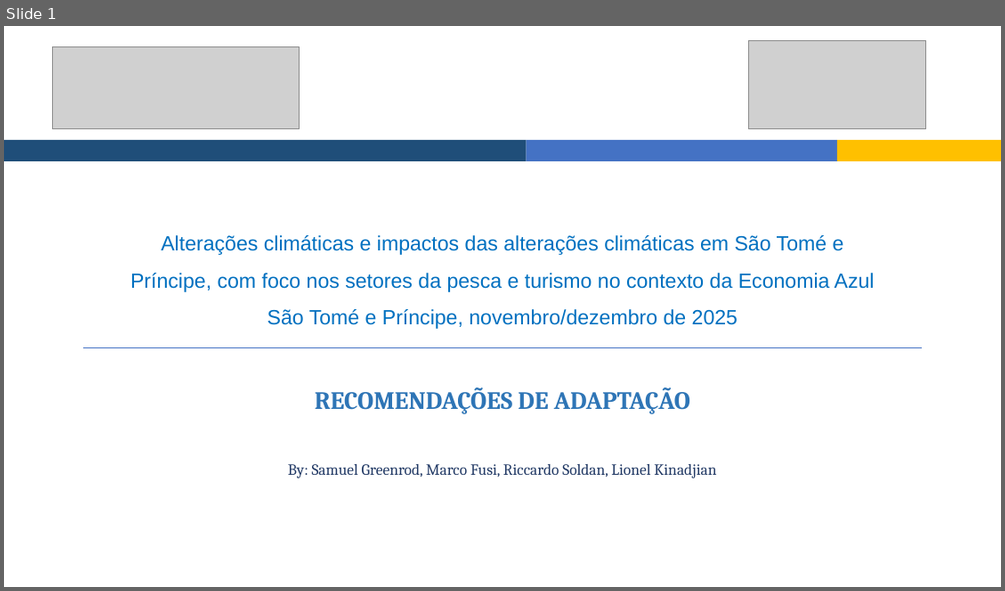
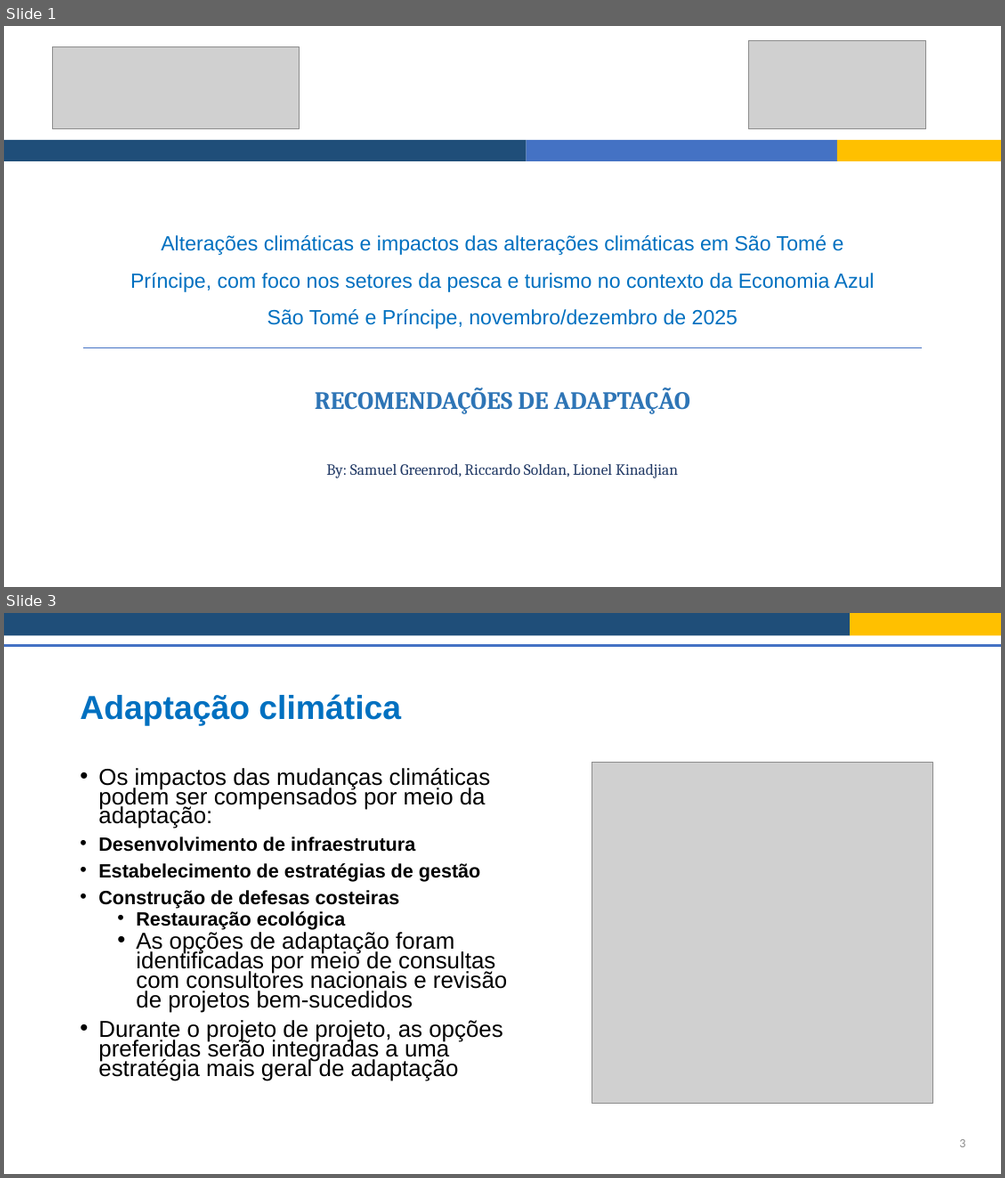
Before and after one commit to Risk-Team/trainings, a slide deck: STP/presentations/Session_2/Adaptation_recommendations_port.pptx. Shown one above the other, each under a label of ours: slide 1 before the commit, slides 1 and 3 after it; the slides between them are not shown. The pictures are 1005x591 and 1005x1178 pixels, drawn with LibreOffice and Linux fonts; fonts in the diff are those of the drawing; grey boxes stand for pictures. Boxes give left, top, right and bottom in pixels: in the first picture for what was removed or moved away, otherwise in the second. Text is boxed around its words. In the diff, an @@ line names an element or a change of style, - is before the commit and + after.

```diff
--- a/STP/presentations/Session_2/Adaptation_recommendations_port.pptx
+++ b/STP/presentations/Session_2/Adaptation_recommendations_port.pptx
@@ slide 3 added at [4, 613, 1001, 1174], background #FFFFFF @@
@@ rectangle added at [4, 613, 850, 636], fill #1F4E79 @@
@@ rectangle added at [850, 613, 1001, 636], fill #FFC000 @@
@@ line added from (4, 645) to (1001, 645), #4472C4 2.25 pt @@
@@ title added at [80, 694, 401, 725], 32 pt, text #0070C0, bold @@
+Adaptação climática
@@ text added at [98, 768, 507, 1081], 22.2 pt, text #000000 @@
+• Os impactos das mudanças climáticas podem ser compensados por meio da adaptação:
+  • Desenvolvimento de infraestrutura
+    Estabelecimento de estratégias de gestão
+    Construção de defesas costeiras
+    Restauração ecológica
+• As opções de adaptação foram identificadas por meio de consultas com consultores nacionais e revisão de projetos bem-sucedidos
+  Durante o projeto de projeto, as opções preferidas serão integradas a uma estratégia mais geral de adaptação
@@ picture added at [591, 763, 932, 1103] @@
@@ page number added at [959, 1139, 965, 1147], 12 pt, text #8C8C8C @@
+3
@@ slide 1 changed as well @@
@@ subtitle at [326, 464, 678, 478]: text changed @@
-By: Samuel Greenrod, Marco Fusi, Riccardo Soldan, Lionel Kinadjian
+By: Samuel Greenrod, Riccardo Soldan, Lionel Kinadjian
```
Also in this commit, not shown: 7 other slides changed, 2 other slides added, 2 slides removed, 3 other files.
